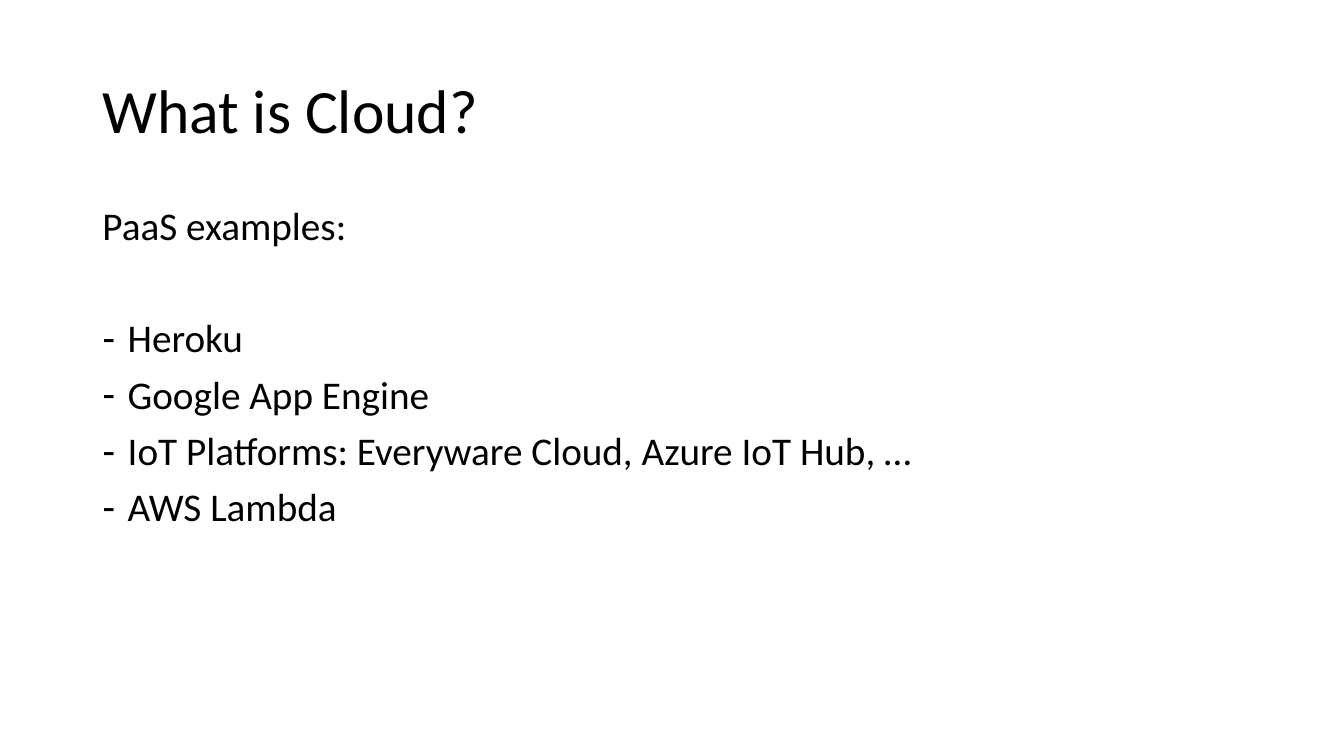
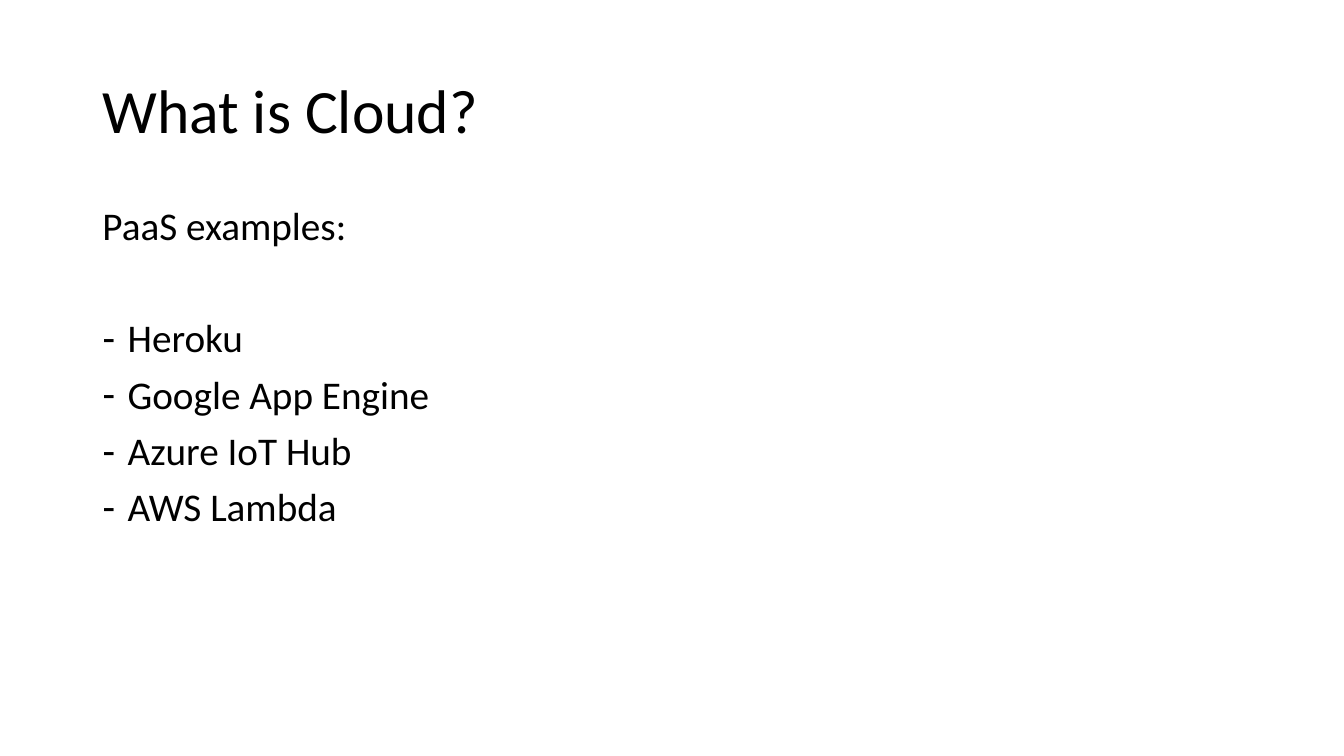
Before and after one commit to v1r7u/cloud_computing_old, a slide deck: slide 23 of presentations/02_What_is_cloud.pptx. Drawn at 1344x756 pixels with LibreOffice and Linux fonts; fonts in the diff are those of the drawing. Boxes give left, top, right and bottom in pixels: in the first picture for what was removed or moved away, otherwise in the second. Text is boxed around its words. In the diff, an @@ line names an element or a change of style, - is before the commit and + after.

```diff
--- a/presentations/02_What_is_cloud.pptx
+++ b/presentations/02_What_is_cloud.pptx
@@ text at <box>128,437,352,466</box>: text changed @@
-– IoT Platforms: Everyware Cloud, Azure IoT Hub, …
+– Azure IoT Hub
```
Also in this commit, not shown: 3 other slides changed, 8 other files.
